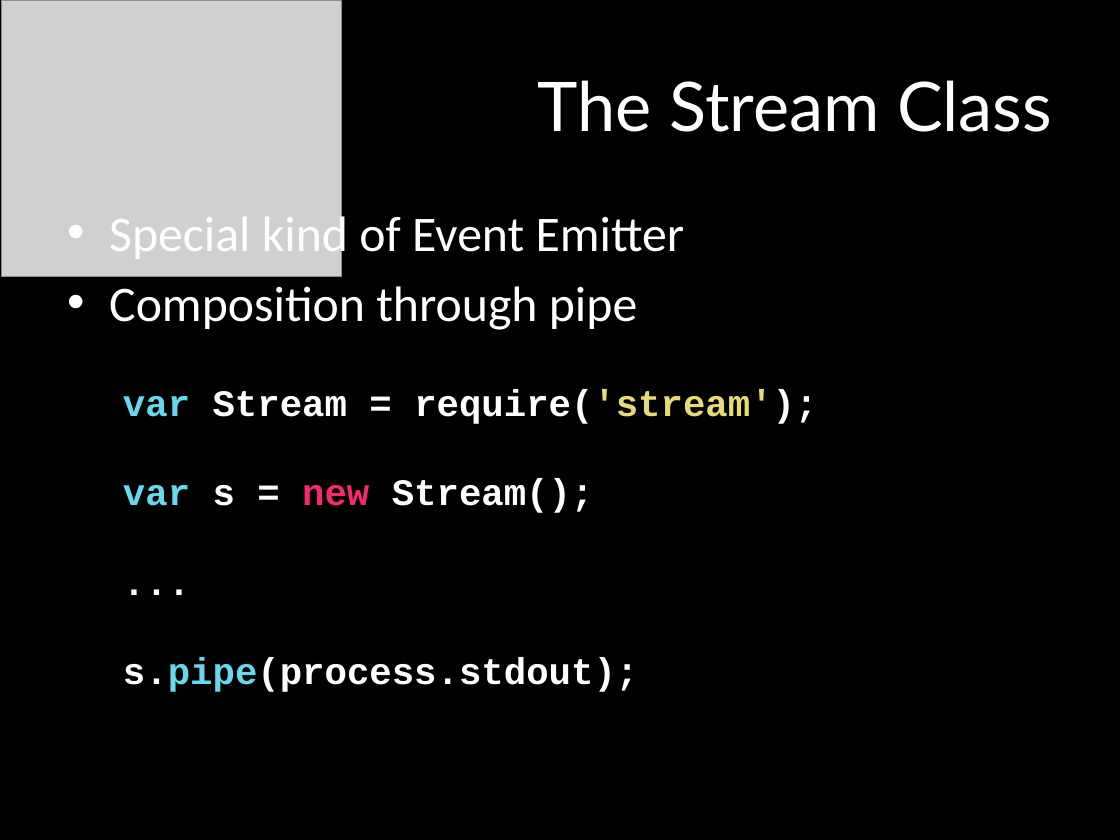
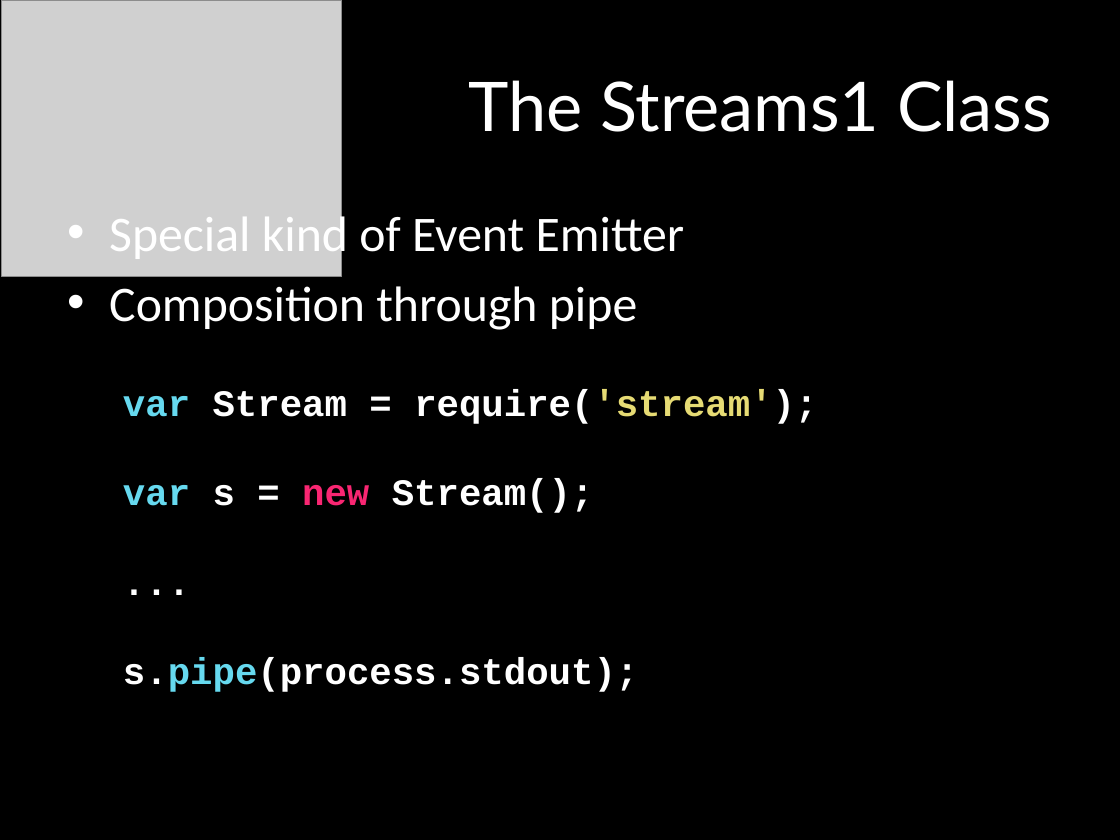
Before and after one commit to mattpodwysocki/SDC2013, a slide deck: slide 17 of SDC2013.pptx. Drawn at 1120x840 pixels with LibreOffice and Linux fonts; fonts in the diff are those of the drawing; grey boxes stand for pictures. Boxes give left, top, right and bottom in pixels: in the first picture for what was removed or moved away, otherwise in the second. Text is boxed around its words. In the diff, an @@ line names an element or a change of style, - is before the commit and + after.

```diff
--- a/SDC2013.pptx
+++ b/SDC2013.pptx
@@ title at (x1=468, y1=80, x2=1052, y2=132): text changed @@
-The Stream Class
+The Streams1 Class
```
Also in this commit, not shown: 8 other slides changed, 1 slide added, 2 slides removed, 22 other files.
